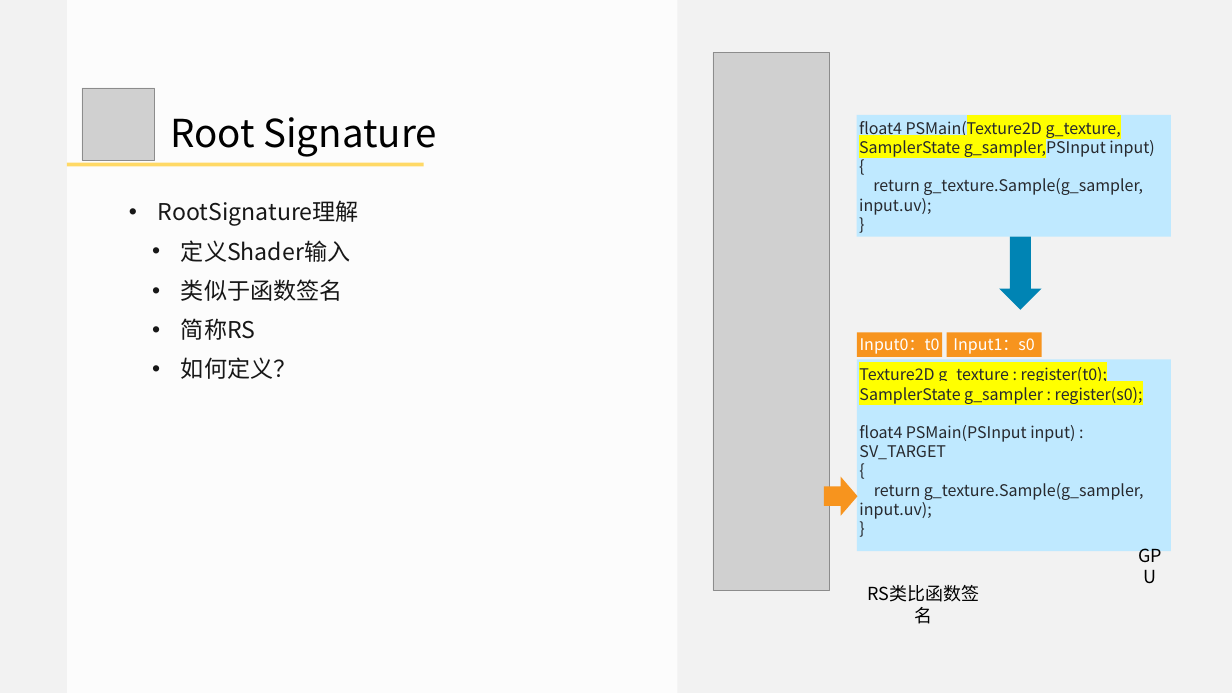
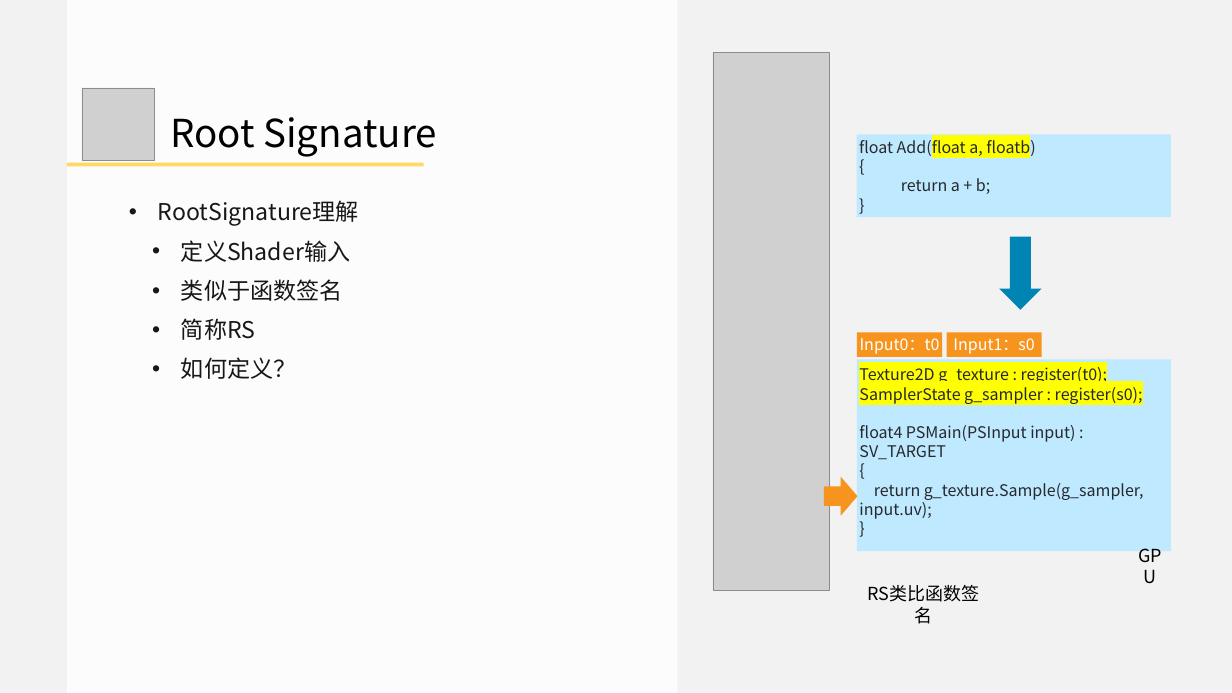
Before and after one commit to doomlover/KSGameEngineTutorials, a slide deck: slide 28 of PPTs/05.深入DX12绘制二.pptx (slide 24 before the commit). Drawn at 1232x693 pixels with LibreOffice and Linux fonts; fonts in the diff are those of the drawing; grey boxes stand for pictures. Boxes give left, top, right and bottom in pixels: in the first picture for what was removed or moved away, otherwise in the second. Text is boxed around its words. In the diff, an @@ line names an element or a change of style, - is before the commit and + after.

```diff
--- a/PPTs/05.深入DX12绘制二.pptx
+++ b/PPTs/05.深入DX12绘制二.pptx
@@ rectangle "float Add(float a, floatb)": place and size @@
-rectangle "float Add(float a, floatb)" at [856,115,1171,237]
+rectangle "float Add(float a, floatb)" at [856,134,1171,217]
@@ text in rectangle at [859,137,1035,158]: text changed @@
-float4 PSMain(Texture2D g_texture, SamplerState g_sampler,PSInput input)
+float Add(float a, floatb)
@@ text in rectangle at [901,178,990,194]: text changed @@
-return g_texture.Sample(g_sampler, input.uv);
+return a + b;
```
Also in this commit, not shown: 14 other slides changed, 10 slides added, 3 slides removed, 1 other file.
